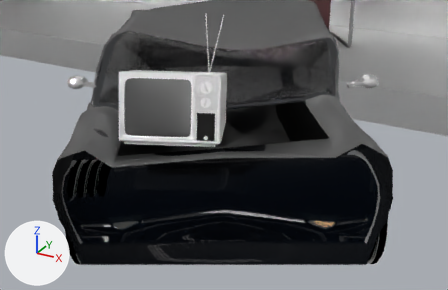
One commit to the Blender file 04-Shots/shotMotel2.blend: the scene before it, then after it.
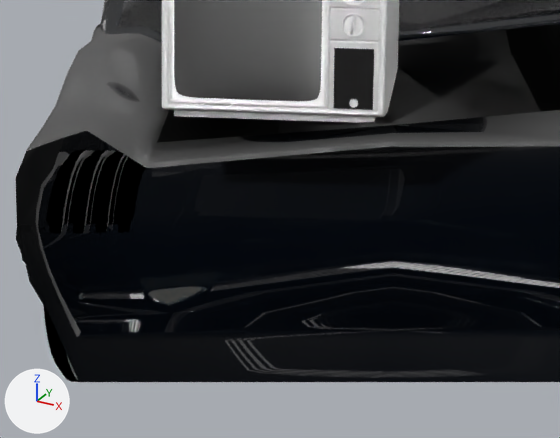
Old and new are each drawn from a 50 mm camera at (-0.693, 9.82, 2.53) aimed at (-1.859, 11.941, 1.47) and again close up on the part from 10% to 67% of the width and 31% to 100% of the height. Lighting does not change. The marker at lower left points along +X, +Y and +Z. The close-ups show mesh edges as thin lines. Everything nearer to the camera than a plane just in front of the edit is cut away.

Objects in the first close-up: 'TV.002', 'zerstoertesAuto'.
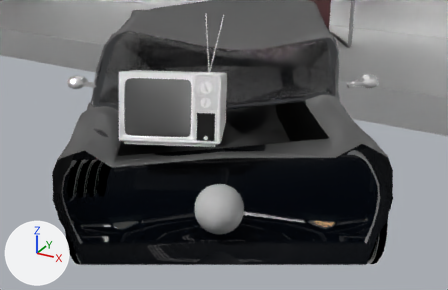
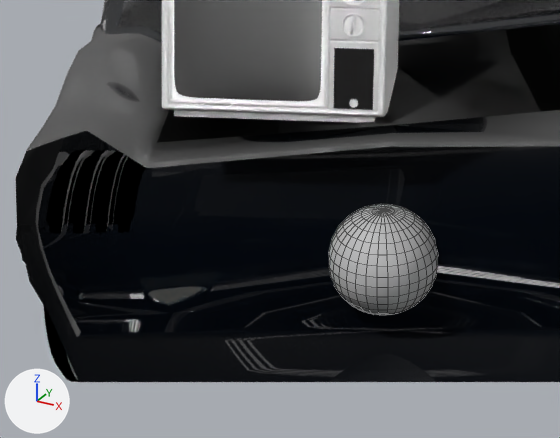
Changed parts and their boxes (x1, y1, x2, y2) in the close-ups (560 x 438 px):
```json
{"object": "smoke", "change": "added", "after": [329, 204, 438, 316]}
```

Scene script edits in JSON lines:
```json
{"op": "add", "block": "me_sphere_002_1", "code": ["me_sphere_002_1 = bpy.data.meshes.new('Sphere.002')", "me_sphere_002_1.from_pydata(...)  # a UV sphere (32 segments, 16 rings, poles along z) spanning x -1.0..1.0, y -1.0..1.0, z -1.0..1.0"]}
{"op": "add", "block": "ob_smoke", "code": ["ob_smoke = bpy.data.objects.new('smoke', me_sphere_002_1)", "ob_smoke.location = (-1.824, 11.835, 1.221)", "ob_smoke.scale = (0.107, 0.107, 0.107)"]}
```
